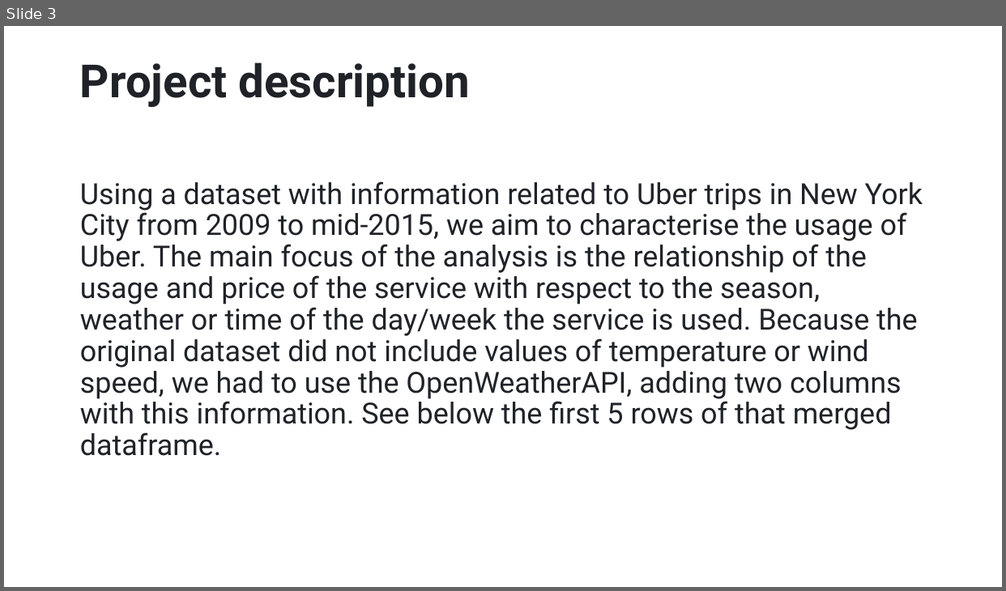
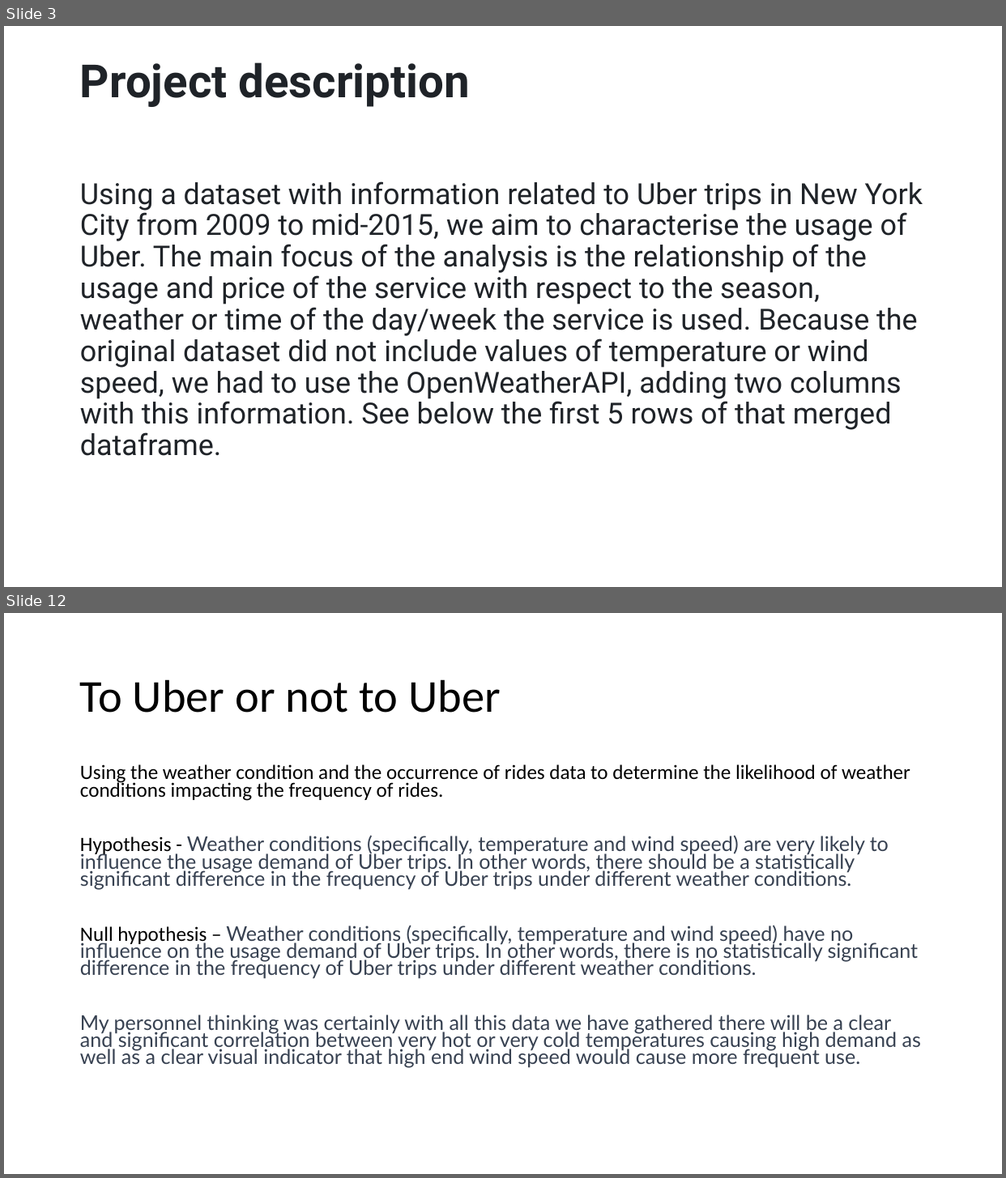
Before and after one commit to leedavidarmstrong/project-one, a slide deck: Characterisation_of_Uber_usage.pptx. Shown one above the other, each under a label of ours: slide 3 before the commit, slides 3 and 12 after it; the slides between them are not shown. The pictures are 1006x591 and 1006x1178 pixels, drawn with LibreOffice and Linux fonts; fonts in the diff are those of the drawing. Boxes give left, top, right and bottom in pixels: in the first picture for what was removed or moved away, otherwise in the second. Text is boxed around its words. In the diff, an @@ line names an element or a change of style, - is before the commit and + after.

```diff
--- a/Characterisation_of_Uber_usage.pptx
+++ b/Characterisation_of_Uber_usage.pptx
@@ slide 12 added at bbox=[4, 613, 1002, 1174], background #FFFFFF @@
@@ title added at bbox=[80, 679, 501, 713], 44 pt, text #000000 @@
+To Uber or not to Uber
@@ text added at bbox=[80, 764, 921, 1068], 19.6 pt, text #374151 @@
+Using the weather condition and the occurrence of rides data to determine the likelihood of weather conditions impacting the frequency of rides.
+Hypothesis - Weather conditions (specifically, temperature and wind speed) are very likely to influence the usage demand of Uber trips. In other words, there should be a statistically significant difference in the frequency of Uber trips under different weather conditions.
+Null hypothesis – Weather conditions (specifically, temperature and wind speed) have no influence on the usage demand of Uber trips. In other words, there is no statistically significant difference in the frequency of Uber trips under different weather conditions.
+My personnel thinking was certainly with all this data we have gathered there will be a clear and significant correlation between very hot or very cold temperatures causing high demand as well as a clear visual indicator that high end wind speed would cause more frequent use.
```
Also in this commit, not shown: 2 slides changed, 32 other slides added.
